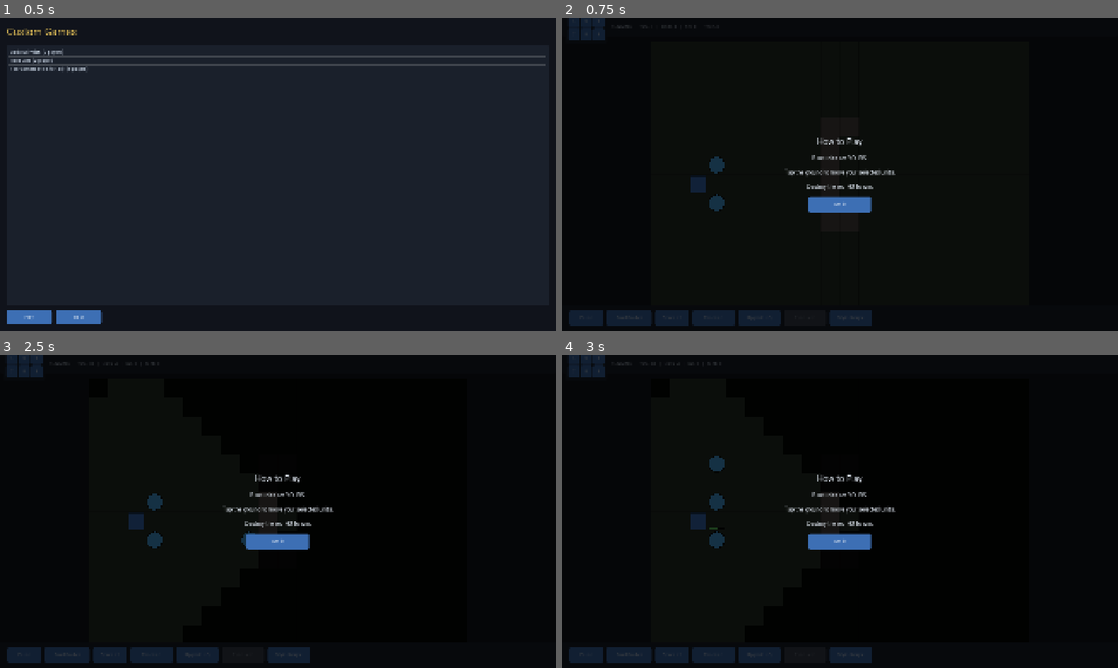
Above: before the commit, frames 1-4 (two rows, left to right).
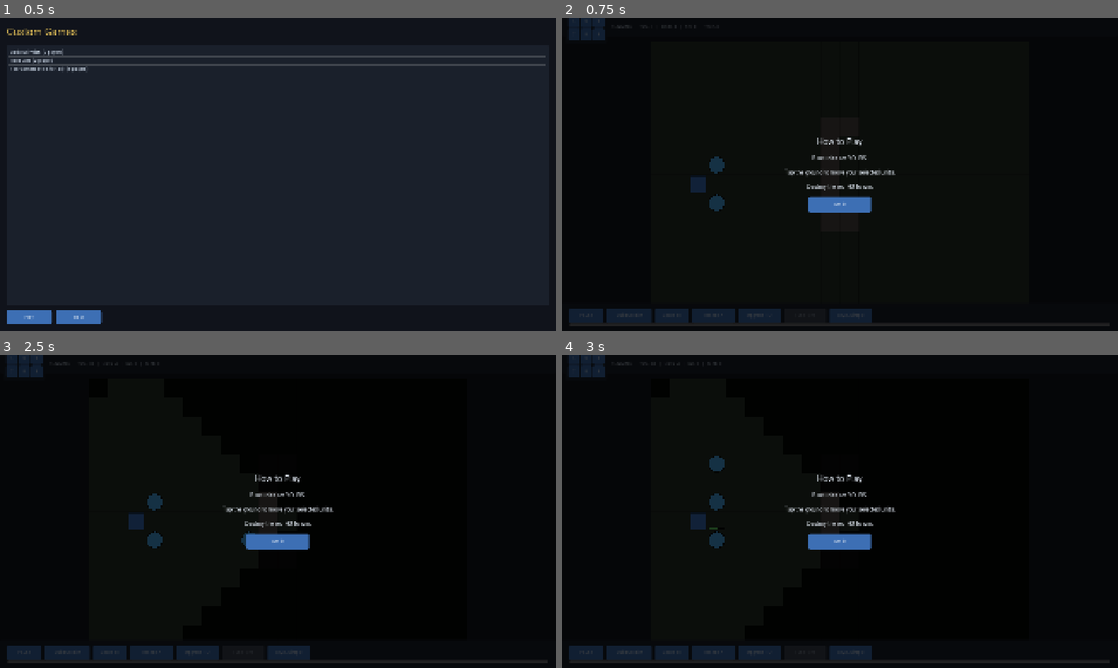
Above: after the commit, the same moments.

Repository: golshandvr-del/Sjalwmbdjdlxl
Game: Godot game, scene res://scenes/custom_games.tscn
The game is run twice, just before and just after one commit, with the same random seed, the same clock (stepped at 60 frames per second) and the same inputs. This scene is started directly instead of the project's main scene.
Inputs:
- Up to frame 1 (0.5 s): no input
- Up to frame 2 (0.75 s): click "Play" at 0.5 s
- Up to frame 3 (2.5 s): click "Pause" at 1.25 s; click "Build Soldier" at 2 s
- Up to frame 4 (3 s): click "Speed x1" at 2.75 s

Frame 1 is identical in both runs. In frame 2, 0.5% of the frame differs, in the area x 1-99%, y 92-99%; in frame 3, 0.5%; in frame 4, 0.5%.

Commit message:
fix(mobile): wrap bottom action bar in a horizontal ScrollContainer so buttons never overflow off-screen (MA4/B5)

Diff:
--- a/scenes/game_main.tscn
+++ b/scenes/game_main.tscn
@@ -77,41 +77,46 @@
 theme_override_constants/margin_right = 16
 theme_override_constants/margin_bottom = 10
 
-[node name="Row" type="HBoxContainer" parent="BottomBar/Margin"]
+[node name="Scroll" type="ScrollContainer" parent="BottomBar/Margin"]
+layout_mode = 2
+horizontal_scroll_mode = 2
+vertical_scroll_mode = 0
+
+[node name="Row" type="HBoxContainer" parent="BottomBar/Margin/Scroll"]
 layout_mode = 2
 theme_override_constants/separation = 12
 
-[node name="PauseButton" type="Button" parent="BottomBar/Margin/Row"]
+[node name="PauseButton" type="Button" parent="BottomBar/Margin/Scroll/Row"]
 custom_minimum_size = Vector2(120, 52)
 layout_mode = 2
 text = "Pause"
 
-[node name="BuildButton" type="Button" parent="BottomBar/Margin/Row"]
+[node name="BuildButton" type="Button" parent="BottomBar/Margin/Scroll/Row"]
 custom_minimum_size = Vector2(160, 52)
 layout_mode = 2
 text = "Build Soldier"
 
-[node name="SpeedButton" type="Button" parent="BottomBar/Margin/Row"]
+[node name="SpeedButton" type="Button" parent="BottomBar/Margin/Scroll/Row"]
 custom_minimum_size = Vector2(120, 52)
 layout_mode = 2
 text = "Speed x1"
 
-[node name="ResearchButton" type="Button" parent="BottomBar/Margin/Row"]
+[node name="ResearchButton" type="Button" parent="BottomBar/Margin/Scroll/Row"]
 custom_minimum_size = Vector2(150, 52)
 layout_mode = 2
 text = "Research"
 
-[node name="UpgradeButton" type="Button" parent="BottomBar/Margin/Row"]
+[node name="UpgradeButton" type="Button" parent="BottomBar/Margin/Scroll/Row"]
 custom_minimum_size = Vector2(150, 52)
 layout_mode = 2
 text = "Upgrade HQ"
 
-[node name="FuseButton" type="Button" parent="BottomBar/Margin/Row"]
+[node name="FuseButton" type="Button" parent="BottomBar/Margin/Scroll/Row"]
 custom_minimum_size = Vector2(150, 52)
 layout_mode = 2
 text = "Fuse Hero"
 
-[node name="StyleButton" type="Button" parent="BottomBar/Margin/Row"]
+[node name="StyleButton" type="Button" parent="BottomBar/Margin/Scroll/Row"]
 custom_minimum_size = Vector2(150, 52)
 layout_mode = 2
 text = "Style: Simple"
--- a/ui/mobile/game_hud.gd
+++ b/ui/mobile/game_hud.gd
@@ -33,13 +33,13 @@
 @onready var _render_adapter: RenderAdapter = $WorldLayer/RenderAdapter
 @onready var _resource_label: Label = $TopBar/Margin/Row/ResourceLabel
 @onready var _status_label: Label = $TopBar/Margin/Row/StatusLabel
-@onready var _pause_button: Button = $BottomBar/Margin/Row/PauseButton
-@onready var _build_button: Button = $BottomBar/Margin/Row/BuildButton
-@onready var _speed_button: Button = $BottomBar/Margin/Row/SpeedButton
-@onready var _research_button: Button = $BottomBar/Margin/Row/ResearchButton
-@onready var _upgrade_button: Button = $BottomBar/Margin/Row/UpgradeButton
-@onready var _fuse_button: Button = $BottomBar/Margin/Row/FuseButton
-@onready var _style_button: Button = $BottomBar/Margin/Row/StyleButton
+@onready var _pause_button: Button = $BottomBar/Margin/Scroll/Row/PauseButton
+@onready var _build_button: Button = $BottomBar/Margin/Scroll/Row/BuildButton
+@onready var _speed_button: Button = $BottomBar/Margin/Scroll/Row/SpeedButton
+@onready var _research_button: Button = $BottomBar/Margin/Scroll/Row/ResearchButton
+@onready var _upgrade_button: Button = $BottomBar/Margin/Scroll/Row/UpgradeButton
+@onready var _fuse_button: Button = $BottomBar/Margin/Scroll/Row/FuseButton
+@onready var _style_button: Button = $BottomBar/Margin/Scroll/Row/StyleButton
 @onready var _overlay: ColorRect = $EndOverlay
 @onready var _overlay_label: Label = $EndOverlay/CenterContainer/Box/ResultLabel
 @onready var _restart_button: Button = $EndOverlay/CenterContainer/Box/RestartButton
